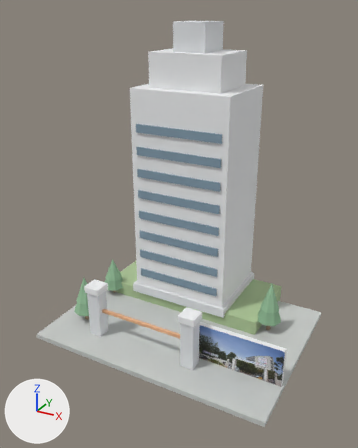
Renders of the glTF model frontend/public/ar/course/woosong/building.glb from each side of a commit.
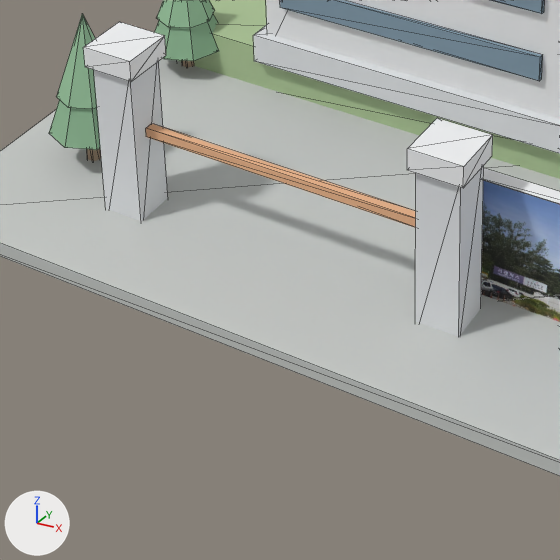
Old and new are each drawn whole from a 50 mm camera at (12.7, -23.75, 19.09) aimed at (-0.07, -0.52, 7.48) and again close up on the part from 17% to 62% of the width and 61% to 97% of the height. Arrows for +X, +Y and +Z are at lower left; the lights stay in place. The last two pictures show the newer version. The close-ups show mesh edges as thin lines. Vertices at exactly the same position are counted once.

Before the edit, the objects in view are built like this:
```python
me_mesh_0 = bpy.data.meshes.new('Mesh_0')
me_mesh_0.from_pydata(...)  # 254 vertices, 386 faces; spans x -7.5..7.5, y -5.5..6.2, z 0.0..18.3
me_mesh_0.materials.append(mat_0_58_0_6_0_58)  # light grey #c8cbc8
me_mesh_0.materials.append(mat_0_42_0_56_0_31)  # greyish green #adc597
me_mesh_0.materials.append(mat_0_86_0_87_0_88)  # white #eff0f1
me_mesh_0.materials.append(mat_0_76_0_78_0_8)  # white #e2e5e7
me_mesh_0.materials.append(mat_0_22_0_32_0_4)  # greyish blue #8199aa
me_mesh_0.materials.append(mat_0_9_0_91_0_92)  # white #f3f5f6
me_mesh_0.materials.append(mat_0_82_0_45_0_25)  # beige #eab389
me_mesh_0.materials.append(mat_tex0)  # picture img_image_0
me_mesh_0.materials.append(mat_0_42_0_3_0_2)  # beige #ad957c
me_mesh_0.materials.append(mat_0_26_0_46_0_28)  # greyish green #8bb590
me_mesh_0.materials.append(mat_0_3_0_52_0_32)  # greyish green #95bf99
ob_mesh_0 = bpy.data.objects.new('Mesh_0', me_mesh_0)
ob_mesh_0.location = (0.0, 0.0, 0.0)
```
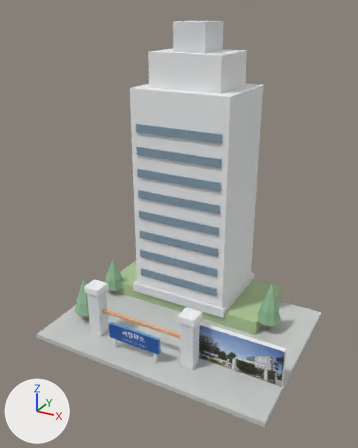
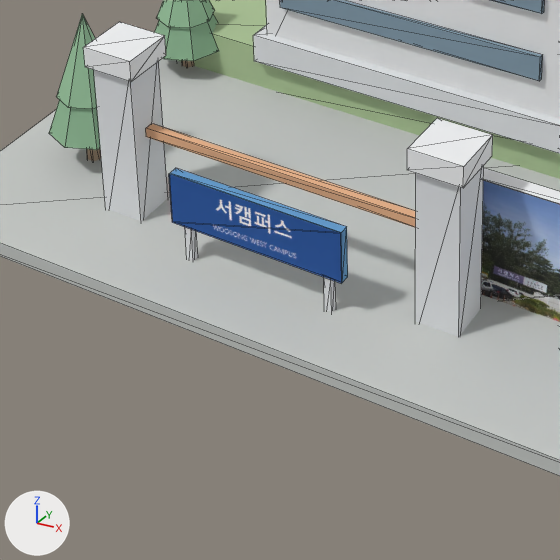
The change, as a list of edits to the scene's bpy script:
```text
Add img_image_1:
    img_image_1 = load_image('Image_1', '_unpacked/Image_1', 560, 160, 'sRGB')
Add mat_tex1:
    mat_tex1 = principled_material('TEX1')
    mat_tex1.texture = img_image_1
    mat_tex1.roughness = 0.85
Add mat_0_12_0_33_0_62:
    mat_0_12_0_33_0_62 = principled_material('0.12,0.33,0.62')
    mat_0_12_0_33_0_62.base_color = (0.12, 0.33, 0.62)  # blue #619bce
    mat_0_12_0_33_0_62.roughness = 0.85
Change me_mesh_0:
    used by ob_mesh_0; location = (0.0, 0.0, 0.0)
    verts and faces of me_mesh_0; kept vertices keep their numbers, new ones are numbered from 254
    remove me_mesh_0.from_pydata(...)  # 254 vertices, 386 faces; spans x -7.5..7.5, y -5.5..6.2, z 0.0..18.3
    add me_mesh_0.from_pydata(...)  # 282 vertices, 424 faces; spans x -7.5..7.5, y -5.5..6.2, z 0.0..18.3
    me_mesh_0 part 1: a new loose piece, a box spanning x -2.47..-2.33, y -4.27..-4.13, z 0.0..1.0, in mat_0_76_0_78_0_8 (white #e2e5e7)
    me_mesh_0 part 2: a new loose piece, a box spanning x 0.33..0.47, y -4.27..-4.13, z 0.0..1.0, in mat_0_76_0_78_0_8 (white #e2e5e7)
    me_mesh_0 part 3: a new loose piece, a box spanning x -2.7..0.7, y -4.29..-4.11, z 1.0..2.0, in mat_0_12_0_33_0_62 (blue #619bce)
    me_mesh_0 part 4
    add verts[254] = (-2.7, -4.3, 1.0)  # pixel (172, 222)
    add verts[255] = (0.7, -4.3, 1.0)  # pixel (341, 283)
    add verts[256] = (0.7, -4.3, 2.0)  # pixel (340, 233)
    add verts[257] = (-2.7, -4.3, 2.0)  # pixel (168, 173)
    add faces += [(254, 255, 256), (254, 256, 257)]  # mat_tex1 (picture img_image_1)
    add me_mesh_0.materials.append(mat_0_12_0_33_0_62)  # blue #619bce
    add me_mesh_0.materials.append(mat_tex1)  # picture img_image_1
```

What differs and where, as boxes [x1, y1, x2, y2] in the close-ups (560 x 560 px):
part 1 of me_mesh_0, added
    after: [185, 227, 198, 261]
part 2 of me_mesh_0, added
    after: [324, 277, 336, 312]
part 3 of me_mesh_0, added
    after: [170, 168, 348, 283]
part 4 of me_mesh_0, added (blue)
    after: [169, 174, 342, 284]
